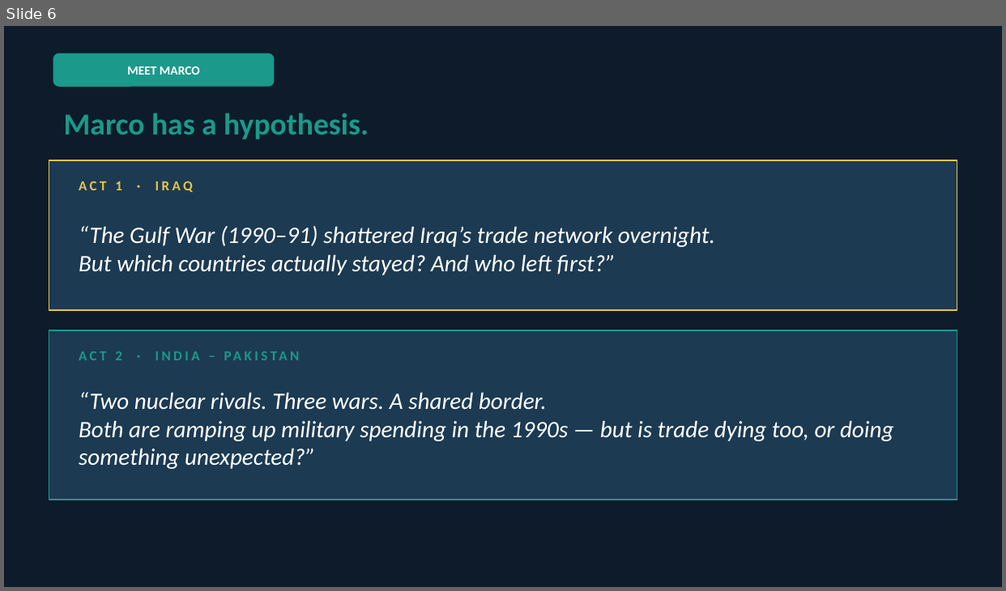
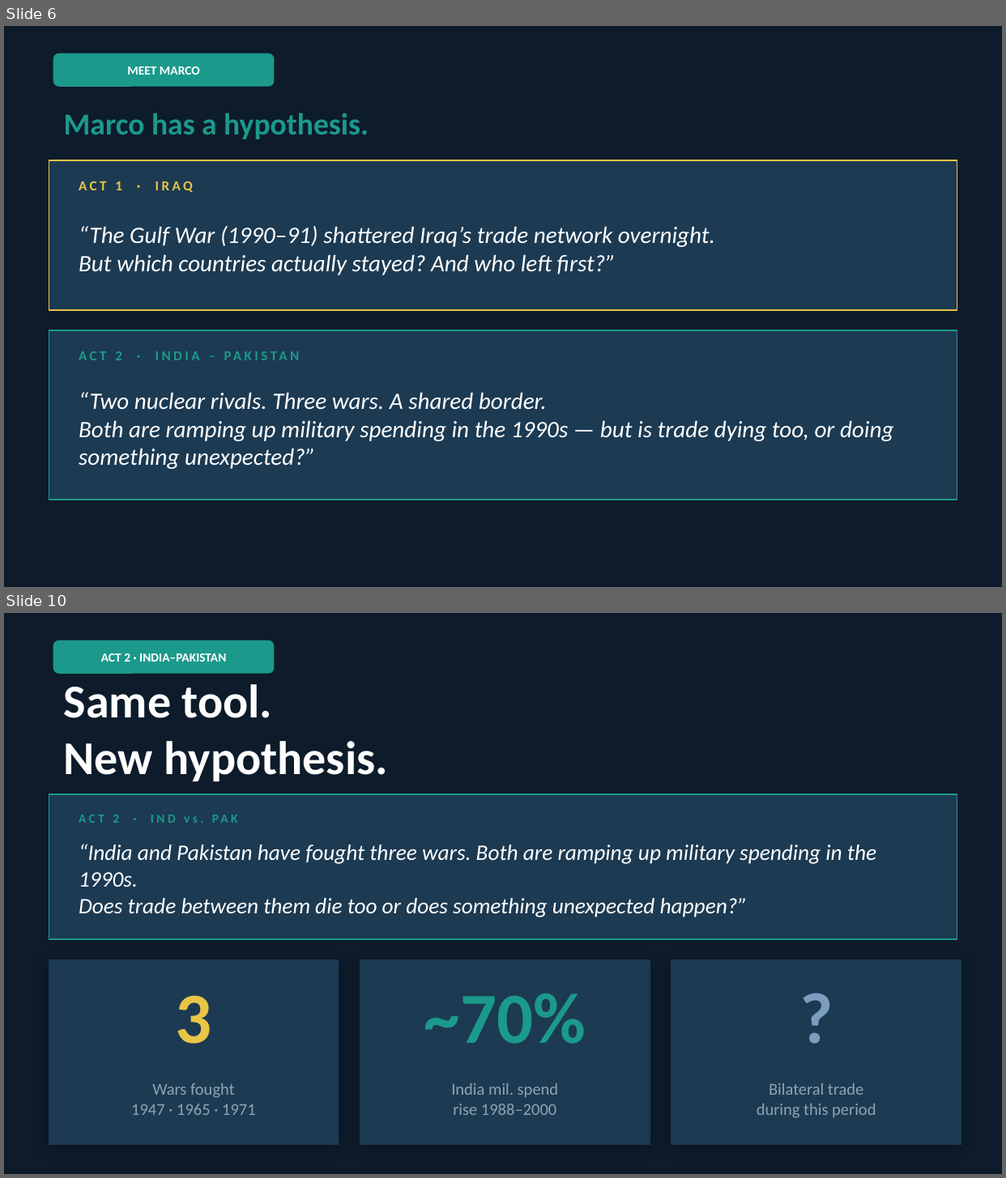
Before and after one commit to podsv-fs26-ad24/ad24-6-fancyproject, a slide deck: Conflict_Trade_Explorer.pptx. Shown one above the other, each under a label of ours: slide 6 before the commit, slides 6 and 10 after it; the slides between them are not shown. The pictures are 1006x591 and 1006x1178 pixels, drawn with LibreOffice and Linux fonts; fonts in the diff are those of the drawing. Boxes give left, top, right and bottom in pixels: in the first picture for what was removed or moved away, otherwise in the second. Text is boxed around its words. In the diff, an @@ line names an element or a change of style, - is before the commit and + after.

```diff
--- a/Conflict_Trade_Explorer.pptx
+++ b/Conflict_Trade_Explorer.pptx
@@ slide 10 added at (4, 613, 1002, 1174), background #0D1B2A @@
@@ rounded rectangle added at (54, 641, 274, 673), fill #1B998B, outline #1B998B 1 pt @@
@@ text added at (101, 653, 226, 662), 9 pt, text #FFFFFF, bold @@
+ACT 2 · INDIA–PAKISTAN
@@ text added at (64, 684, 388, 781), 34 pt, text #FFFFFF, bold @@
+Same tool.
+New hypothesis.
@@ rectangle added at (49, 794, 957, 939), fill #1C3A52, outline #1B998B 1 pt @@
@@ text added at (79, 815, 119, 823), 9 pt, text #1B998B, bold @@
+ACT 2 · IND vs. PAK
@@ text added at (79, 844, 876, 918), 16 pt, text #FFFFFF, italic @@
+“India and Pakistan have fought three wars. Both are ramping up military spending in the 1990s.
+Does trade between them die too or does something unexpected happen?”
@@ rectangle added at (49, 960, 339, 1145), fill #1C3A52, outline #1C3A52 1 pt @@
@@ rectangle added at (360, 960, 650, 1145), fill #1C3A52, outline #1C3A52 1 pt @@
@@ rectangle added at (671, 960, 961, 1145), fill #1C3A52, outline #1C3A52 1 pt @@
@@ text added at (671, 967, 961, 1062), 52 pt, text #7B9EBE, bold @@
+?
@@ text added at (176, 995, 212, 1044), 52 pt, text #E8C547, bold @@
+3
@@ text added at (424, 994, 586, 1044), 52 pt, text #1B998B, bold @@
+~70%
@@ text added at (131, 1084, 256, 1115), 12 pt, text #8FA3B1 @@
+Wars fought
+1947 · 1965 · 1971
@@ text added at (451, 1084, 559, 1115), 12 pt, text #8FA3B1 @@
+India mil. spend
+rise 1988–2000
@@ text added at (756, 1084, 876, 1118), 12 pt, text #8FA3B1 @@
+Bilateral trade
+during this period
```
Also in this commit, not shown: 9 slides changed, 1 other slide added, 2 slides removed.
